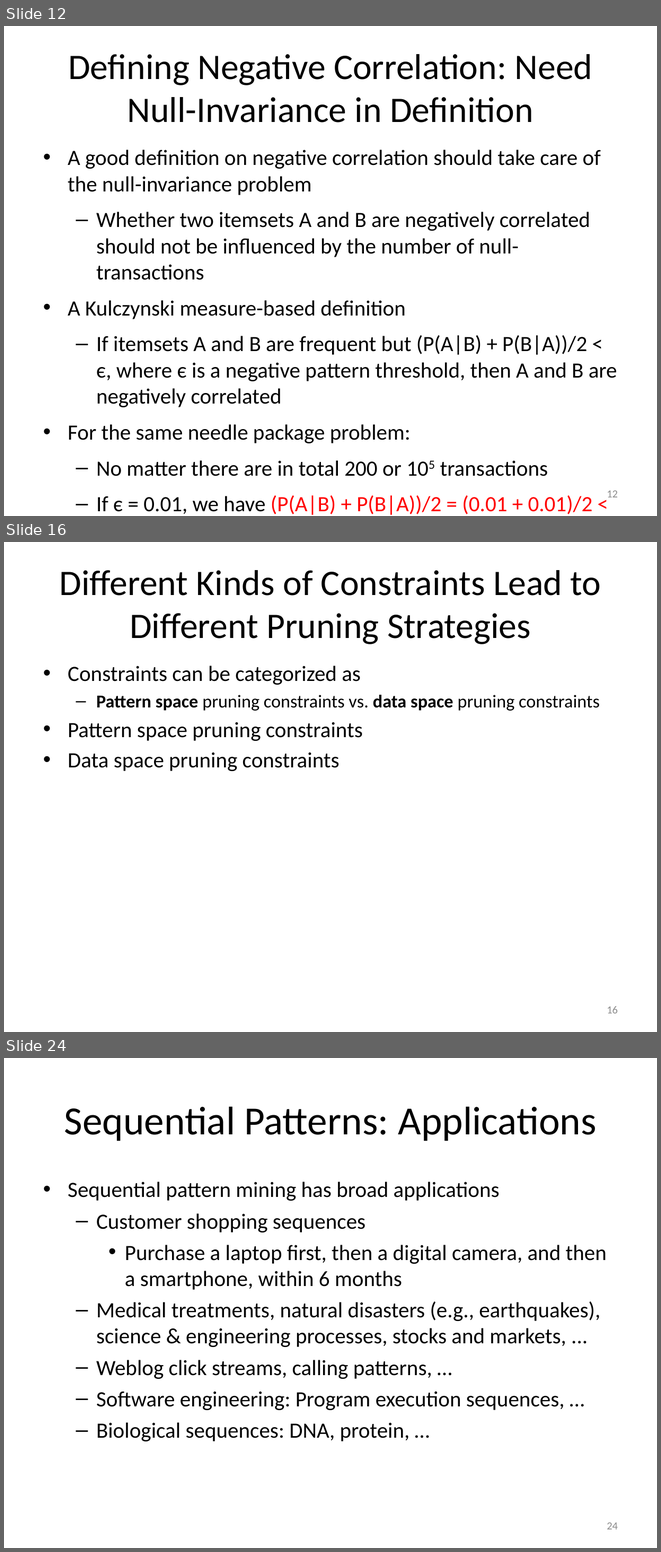
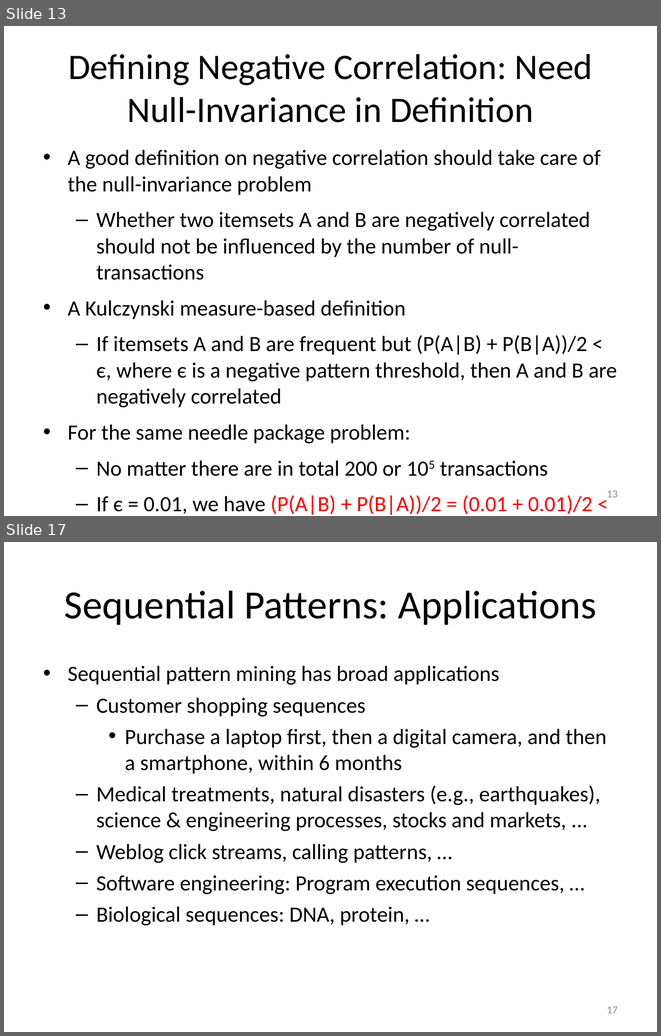
Before and after one commit to mjiang89/mjiang89.github.io, a slide deck: teaching/CSEx0647Fall17-12-BeyondItemset.pptx. Shown one above the other, each under a label of ours: slides 12, 16 and 24 before the commit, slides 13 and 17 after it; the slides between them are not shown. The pictures are 661x1552 and 661x1036 pixels, drawn with LibreOffice and Linux fonts; fonts in the diff are those of the drawing. Boxes give left, top, right and bottom in pixels: in the first picture for what was removed or moved away, otherwise in the second. Text is boxed around its words. In the diff, an @@ line names an element or a change of style, - is before the commit and + after.

```diff
--- a/teaching/CSEx0647Fall17-12-BeyondItemset.pptx
+++ b/teaching/CSEx0647Fall17-12-BeyondItemset.pptx
@@ slide 16 removed at [4,542,657,1032], background #FFFFFF @@
@@ title removed at [60,570,601,644] @@
-Different Kinds of Constraints Lead to Different Pruning Strategies
@@ text removed at [68,665,600,771] @@
-• Constraints can be categorized as
-  – Pattern space pruning constraints vs. data space pruning constraints
-• Pattern space pruning constraints
-• Data space pruning constraints
@@ page number removed at [607,1006,618,1013] @@
-16
@@ what was slide 12 is now slide 13 @@
@@ page number at [607,490,618,497]: text changed @@
-12
+13
@@ what was slide 24 is now slide 17 @@
@@ page number at [607,1006,618,1013]: text changed @@
-24
+17
```
Also in this commit, not shown: 9 slides changed, 14 slides added, 11 other slides removed, 4 other files.
